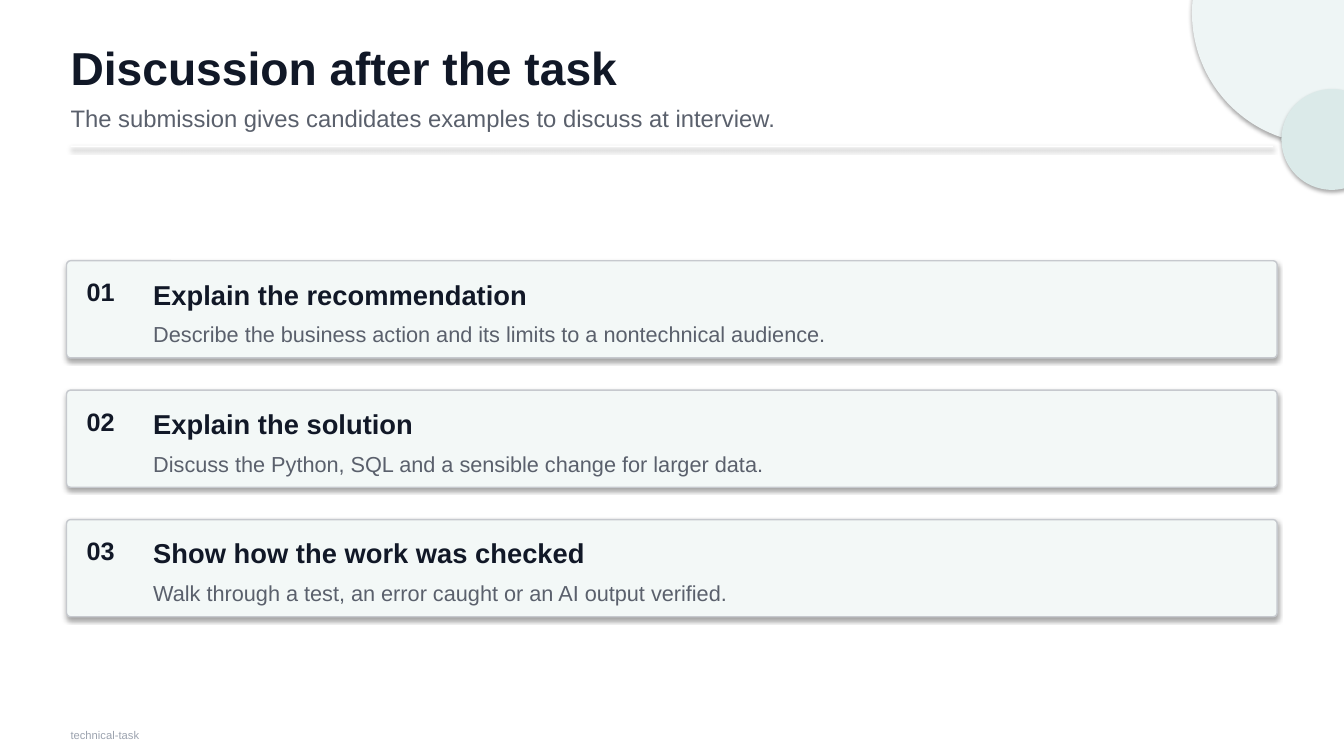
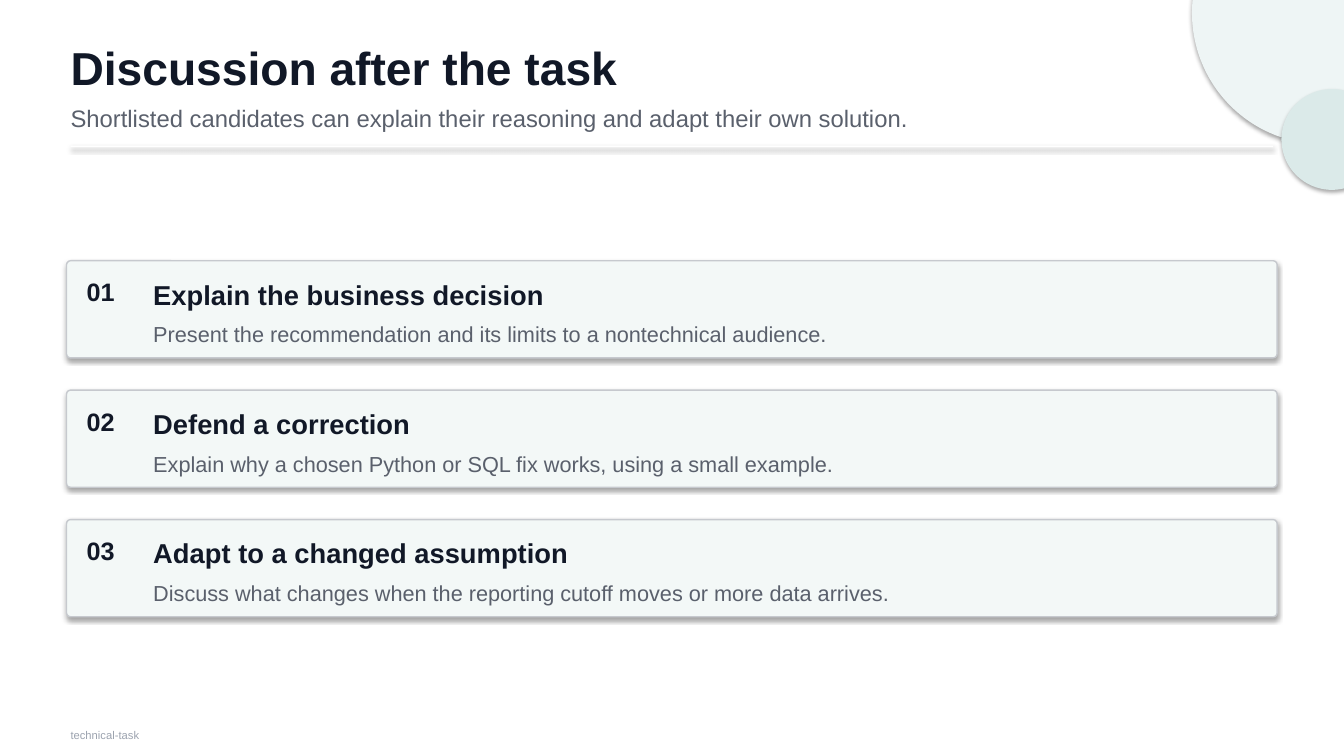
Before and after one commit to Jasonada13/ai-solutions-intern-task, a slide deck: slide 6 of docs/technical-task.pptx. Drawn at 1344x756 pixels with LibreOffice and Linux fonts; fonts in the diff are those of the drawing. Boxes give left, top, right and bottom in pixels: in the first picture for what was removed or moved away, otherwise in the second. Text is boxed around its words. In the diff, an @@ line names an element or a change of style, - is before the commit and + after.

Commit message:
Replace cleaning exercise with advanced report investigation

```diff
--- a/docs/technical-task.pptx
+++ b/docs/technical-task.pptx
@@ text at bbox=[71, 109, 908, 132]: text changed @@
-The submission gives candidates examples to discuss at interview.
+Shortlisted candidates can explain their reasoning and adapt their own solution.
@@ text at bbox=[153, 285, 544, 309]: text changed @@
-Explain the recommendation
+Explain the business decision
@@ text at bbox=[153, 326, 826, 342]: text changed @@
-Describe the business action and its limits to a nontechnical audience.
+Present the recommendation and its limits to a nontechnical audience.
@@ text at bbox=[153, 414, 410, 435]: text changed @@
-Explain the solution
+Defend a correction
@@ text at bbox=[153, 456, 833, 477]: text changed @@
-Discuss the Python, SQL and a sensible change for larger data.
+Explain why a chosen Python or SQL fix works, using a small example.
@@ text at bbox=[153, 543, 567, 568]: text changed @@
-Show how the work was checked
+Adapt to a changed assumption
@@ text at bbox=[153, 585, 889, 606]: text changed @@
-Walk through a test, an error caught or an AI output verified.
+Discuss what changes when the reporting cutoff moves or more data arrives.
```
Also in this commit, not shown: 5 other slides changed, 13 other files.
